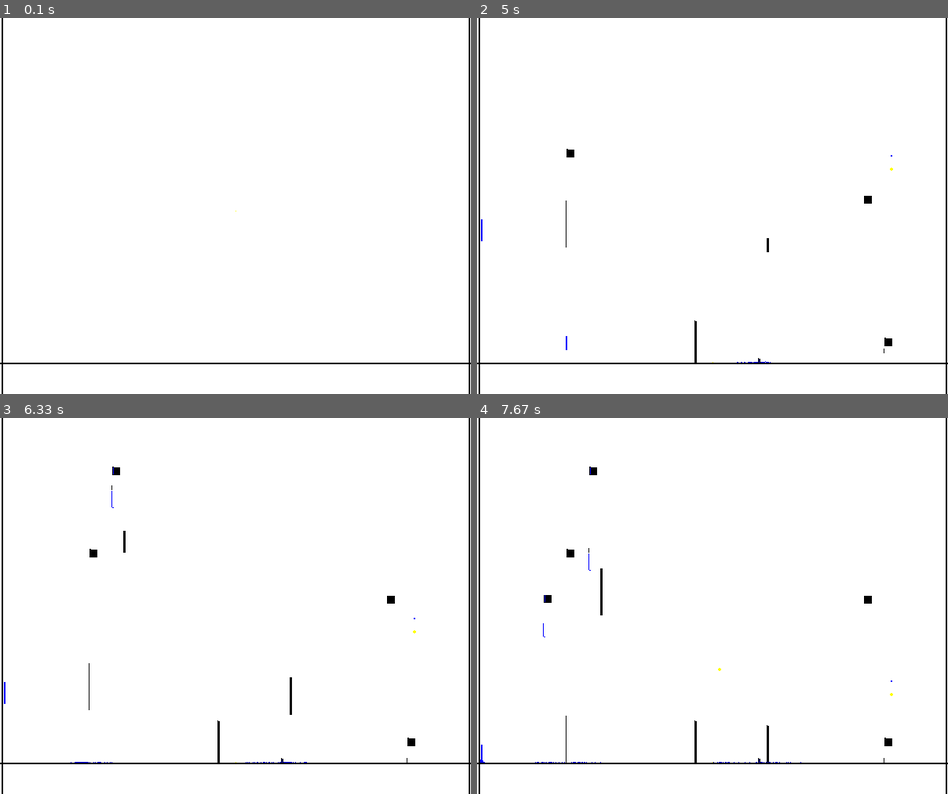
Above: before the commit, frames 1-4 (two rows, left to right).
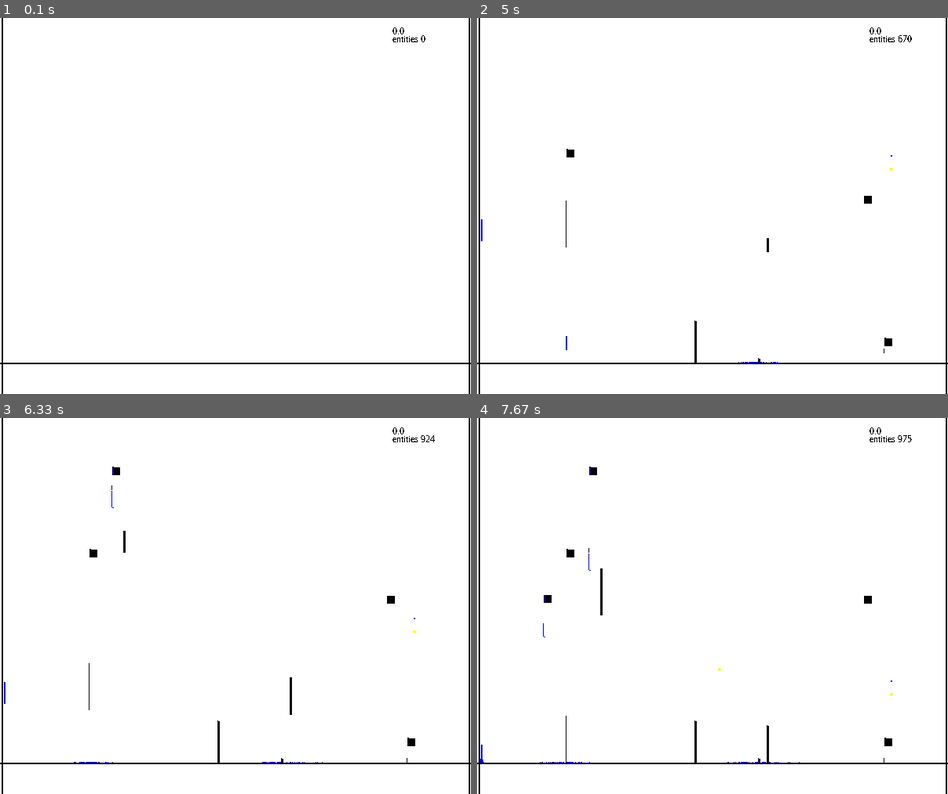
Above: after the commit, the same moments.

Repository: Ch4rl3s/pygame-sand
Game: pygame game, started from main.py
Same seed, same stepped clock (60 frames per second), same inputs: the game is played once before the commit and once after it.
Inputs (mouse positions are in pixels of both pictures, inside the frame that each line leads up to):
- Up to frame 1 (0.1 s): no input
- Up to frame 2 (5 s): hold W 0.33-0.8 s; hold A 0.83-1.37 s; move the mouse to (693, 221) at 0.87 s; hold S 1.4-1.7 s; hold A 1.73-2.13 s; move the mouse to (863, 194) at 1.77 s; tap B at 1.88, 3.05, 4.28 s; click (891, 40) at 2.22 s, where only the run after the commit has a clickable "entities 221"; hold W 2.5-2.87 s; move the mouse to (759, 288) at 2.53 s; hold S 2.9-3.27 s; move the mouse to (566, 149) at 2.93 s; hold A 3.3-3.77 s; move the mouse to (566, 292) at 3.33 s; hold W 3.8-4.1 s; hold A 4.13-4.67 s; move the mouse to (882, 337) at 4.17 s; hold S from 4.7 s (still down); move the mouse to (769, 239) at 4.73 s
- Up to frame 3 (6.33 s): release S at 5 s; hold A 5.03-5.43 s; move the mouse to (113, 466) at 5.07 s; hold W 5.47-5.83 s; tap B at 5.62 s; hold S 5.87-6.23 s; move the mouse to (122, 530) at 5.9 s; hold A from 6.27 s (still down); move the mouse to (65, 594) at 6.3 s
- Up to frame 4 (7.67 s): release A at 6.73 s; hold W 6.77-7.07 s; tap B at 6.92 s; click (717, 647) at 7.15 s; hold A from 7.43 s (still down); move the mouse to (712, 651) at 7.47 s

The runs differ from the first frame. In frame 1, less than 0.1% of the frame differs, in the area x 50-91%, y 2-52%; in frame 2, less than 0.1%; in frame 3, less than 0.1%; in frame 4, 0.1%, in the area x 0-93%, y 2-92%.

Commit message:
water optimization

Diff:
--- a/main.py
+++ b/main.py
@@ -1,6 +1,7 @@
 import pygame
 import sys
 import random
+import time as tm
 
 mainClock = pygame.time.Clock()
 
@@ -12,7 +13,10 @@
 blue = (0,0,255,255)
 grey = (10,10,10,255)
 
+
 pygame.init()
+
+myfont = pygame.font.SysFont('timesnewroman',  12)
 
 pygame.display.set_caption('sand testing')
 screen = pygame.display.set_mode(screen_size)
@@ -22,10 +26,11 @@
 draw_water = False
 draw_stone = False
 draw_brick = False
-
-sand = pygame.Rect(300, 240, 1, 1)
-
-sand_arr = [sand]
+erase = False
+
+# sand = pygame.Rect(300, 240, 1, 1)
+
+sand_arr = []
 water_arr = []
 stone_arr=[]
 brick_arr = []
@@ -111,11 +116,14 @@
 		pass
 	return stone
 
+
 while True:
 
 	screen.fill(white)
 
 	movement = [0, 1]
+
+	start = tm.time()
 
 	for tile in tiles:
 		pygame.draw.rect(screen, black, tile)
@@ -132,10 +140,22 @@
 		sand = custom_sand_collision(sand)
 		pygame.draw.rect(screen, yellow, sand)
 
+	rand_arr = [random.randint(0,1),random.randint(0,1),random.randint(0,1),random.randint(0,1),random.randint(0,1)]
+	i=0
+
 	for water in water_arr:
-		water = custom_water_collision(water, random.randint(0,1))
+		if i==len(rand_arr):
+			i=0
+		water = custom_water_collision(water, rand_arr[i])
+		i+=1
 		pygame.draw.rect(screen, blue, water)
 
+	end = tm.time()
+
+	text = myfont.render(f"{round((end - start), 5)}", False, (0, 0, 0))
+	text1 = myfont.render(f"entities {len(water_arr)+len(sand_arr)+len(stone_arr)+len(brick_arr)}", False, (0, 0, 0))
+	screen.blit(text, (500,10))
+	screen.blit(text1, (500,20))
 
 	for event in pygame.event.get():
 		if event.type == pygame.QUIT:
Binary file added: font.ttf
